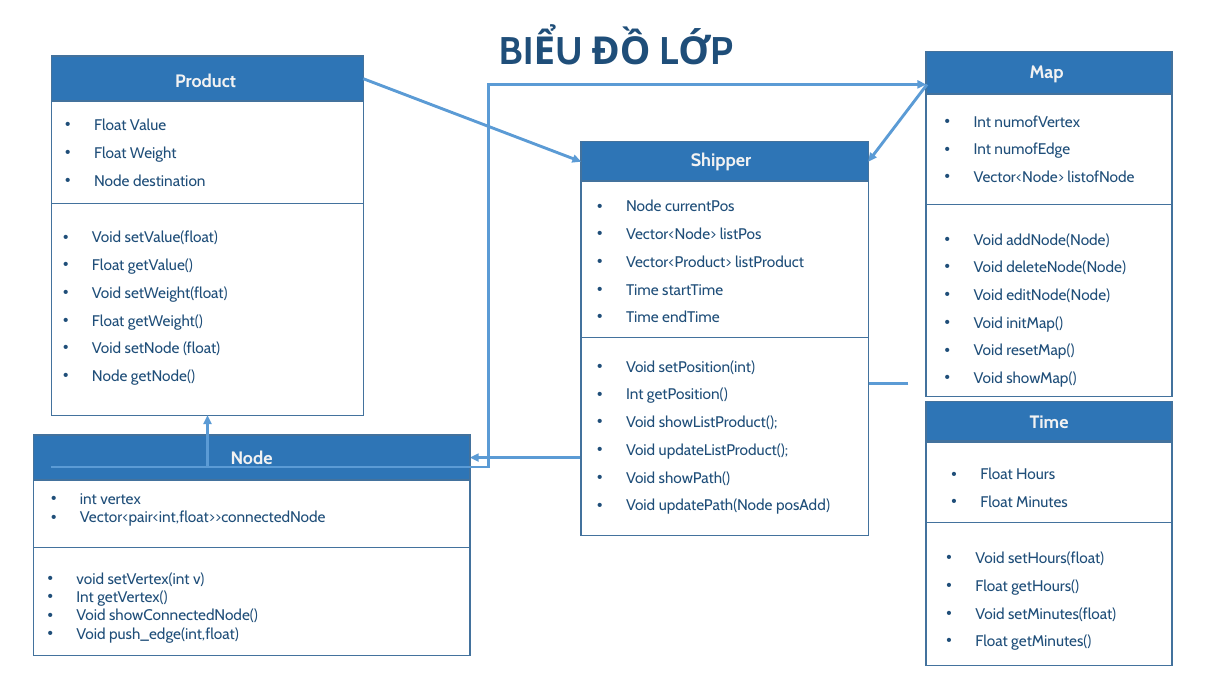
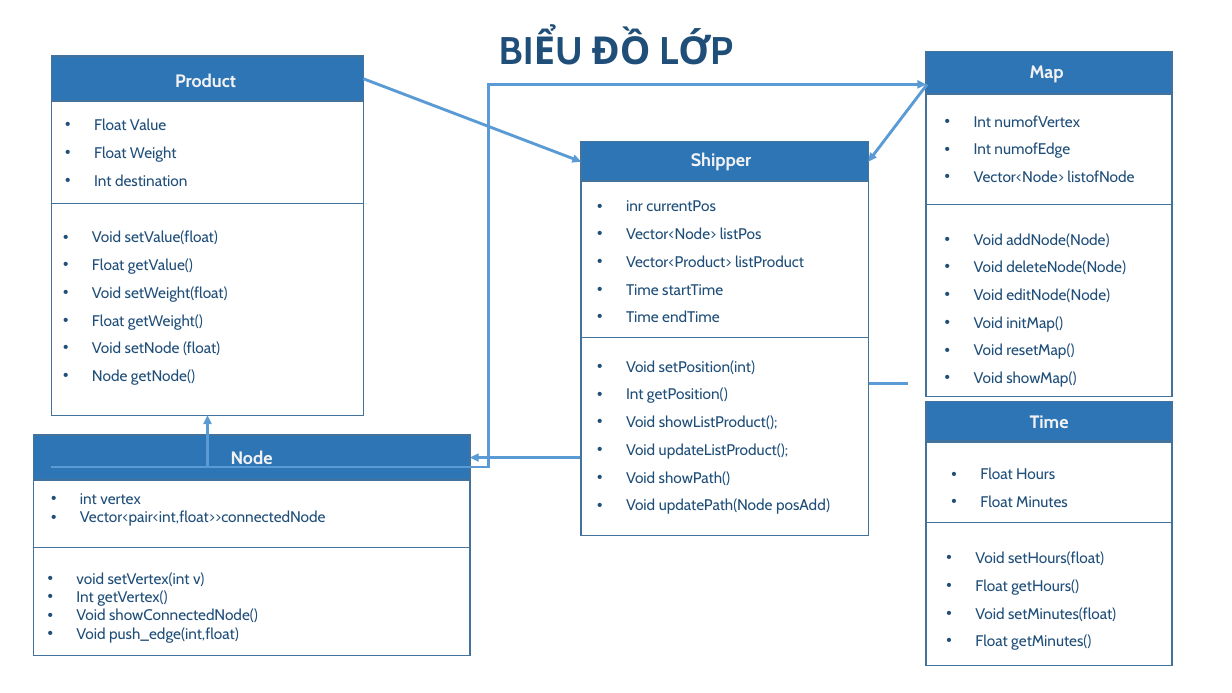
Before and after one commit to Alexa23451/C-Traffic-algorithym, a slide deck: slide 11 of Overview.pptx. Drawn at 1232x693 pixels with LibreOffice and Linux fonts; fonts in the diff are those of the drawing. Boxes give left, top, right and bottom in pixels: in the first picture for what was removed or moved away, otherwise in the second. Text is boxed around its words. In the diff, an @@ line names an element or a change of style, - is before the commit and + after.

```diff
--- a/Overview.pptx
+++ b/Overview.pptx
@@ text at (94,174,188,186): text changed @@
-• Node destination
+• Int destination
@@ text at (626,200,716,211): text changed @@
-• Node currentPos
+• inr currentPos
```
Also in this commit, not shown: 29 other files.
